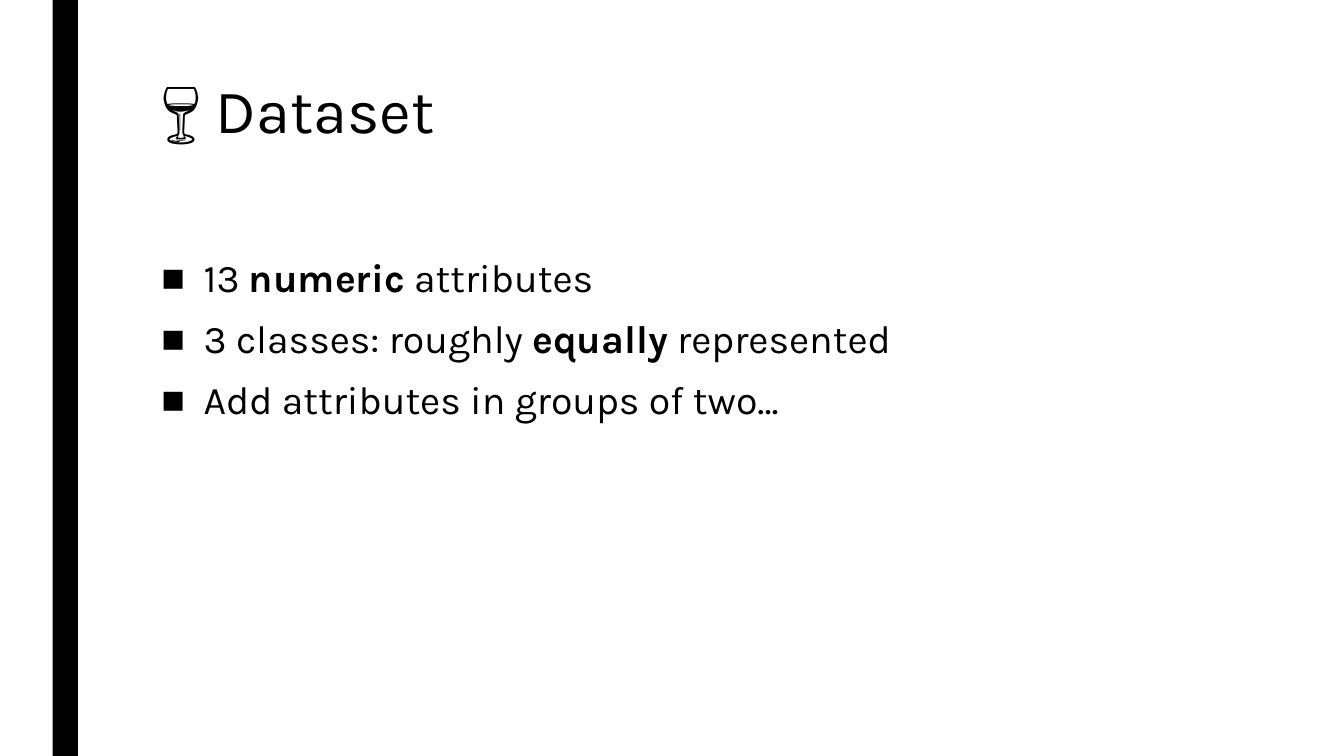
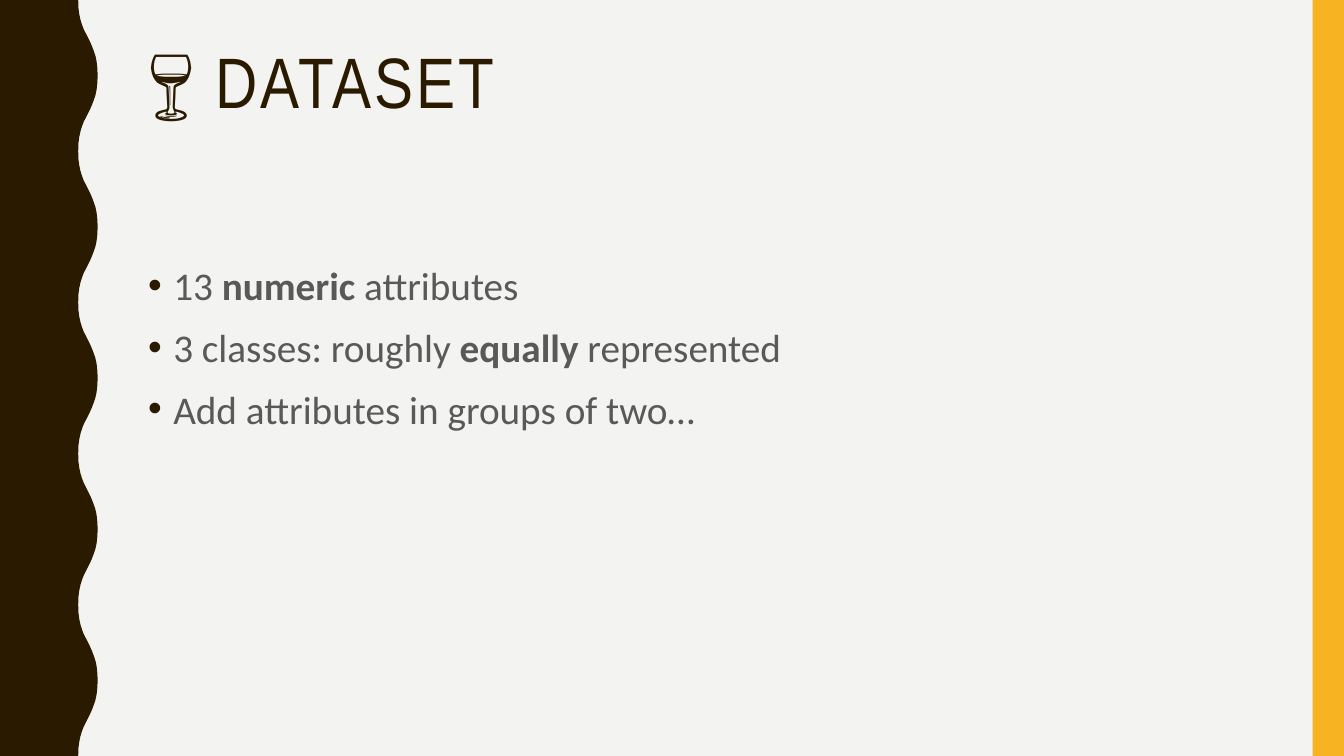
Before and after one commit to gururaj-shriram/ece548-machine-learning, a slide deck: slide 25 of proj1/presentation/pres.pptx. Drawn at 1344x756 pixels with LibreOffice and Linux fonts; fonts in the diff are those of the drawing. Boxes give left, top, right and bottom in pixels: in the first picture for what was removed or moved away, otherwise in the second. Text is boxed around its words. In the diff, an @@ line names an element or a change of style, - is before the commit and + after.

Commit message:
Updated presentation
Changed theme to make graphs more visible; rearranged text/graphs to reflect changes

```diff
--- a/proj1/presentation/pres.pptx
+++ b/proj1/presentation/pres.pptx
@@ background #FFFFFF to #F3F3F2 @@
@@ freeform shape added at [0, 0, 98, 756], fill #2A1A00 @@
@@ rectangle removed at [52, 0, 78, 756] @@
@@ rectangle added at [1313, 0, 1344, 756], fill #F8B323 @@
@@ title at [216, 58, 494, 109]: text changed; size 44 to 51 pt; font Karla to Arial Narrow; text colour #000000 to #2A1A00 @@
-🍷 Dataset
+🍷 DATASET
@@ text "13 numeric attributes": place and size @@
-text "13 numeric attributes" at [204, 264, 891, 424]
+text "13 numeric attributes" at [173, 272, 781, 431]
@@ text "13 numeric attributes" at [173, 272, 781, 431]: font Karla to Calibri, text colour #000000 to #595959; bullet ■ to •; line spacing 0.94 to 1.1; less space between paragraphs @@
```
Also in this commit, not shown: 30 other slides changed.
